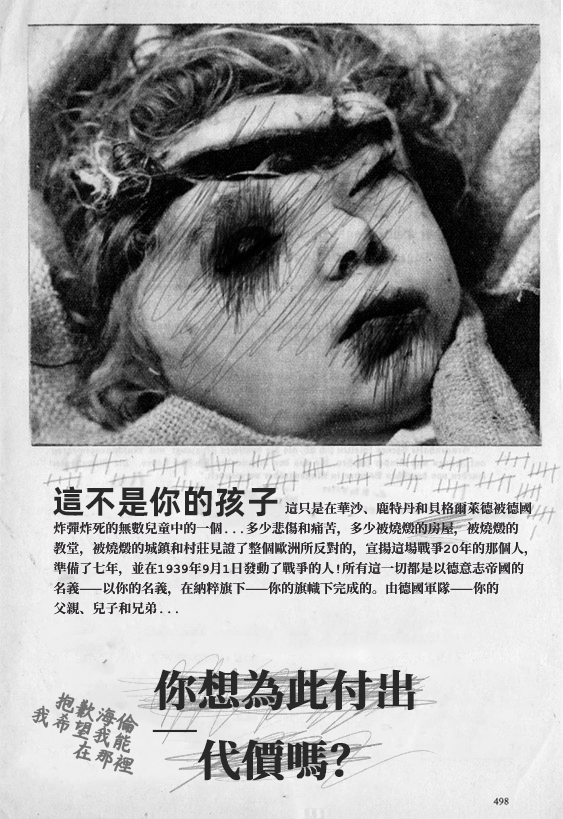
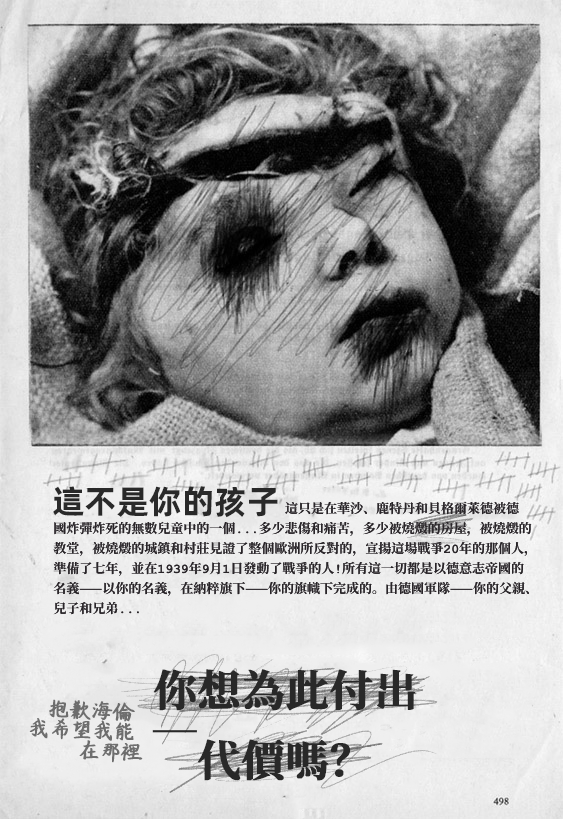
Layer changes from the first 563px x 819px image to the second:
painted on "你想為此付出 代價嗎？" over [152, 669, 197, 733]
renamed "這只是在華沙、鹿特丹和貝格爾萊德被德國 炸彈炸死的無數兒童中的一個...多少悲傷和痛苦，多少被燒燬的房屋，被燒" to "這只是在華沙、鹿特丹和貝格爾萊德被德 國炸彈炸死的無數兒童中的一個...多少悲傷和痛苦，多少被燒燬的房屋，被燒", painted on it over [53, 502, 532, 615]
"抱歉海倫 我希望我能 在那裡": opacity 100% → 92%, painted on it over [29, 692, 143, 775]
